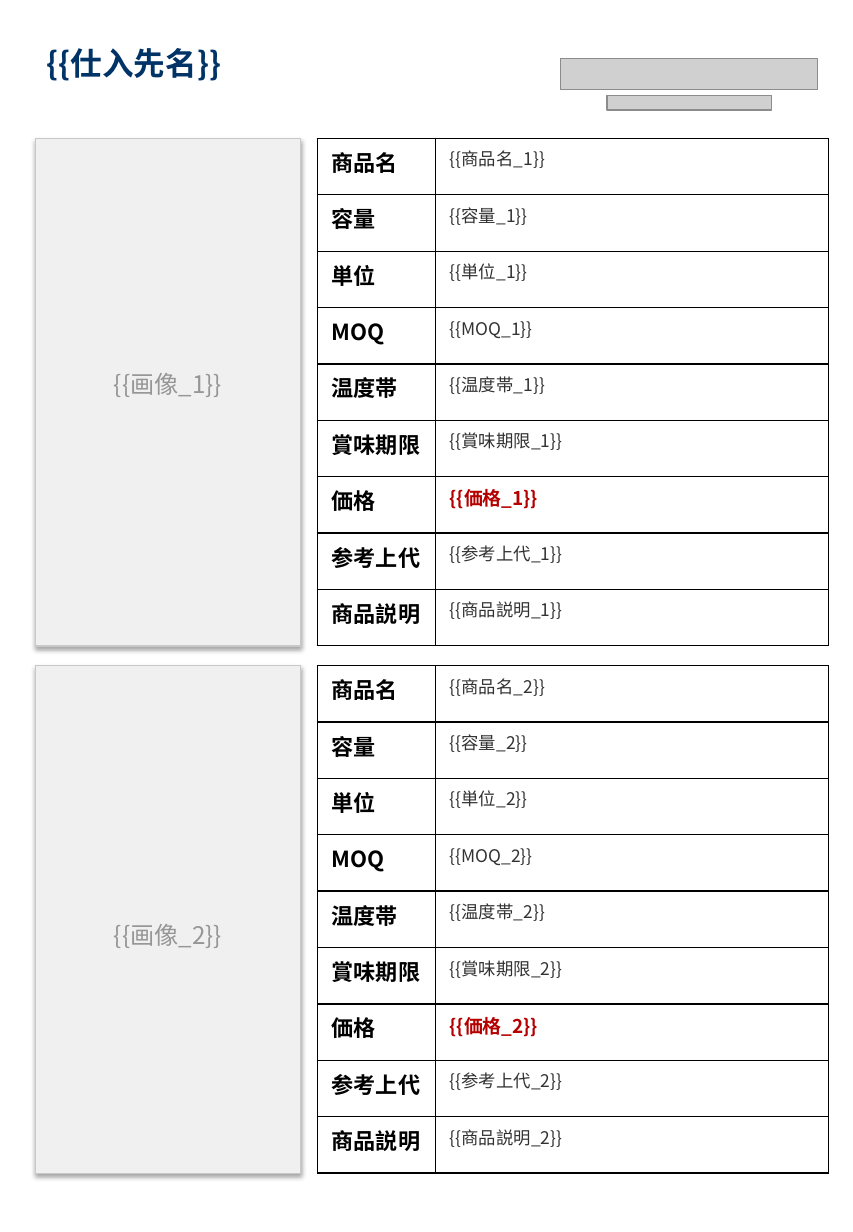
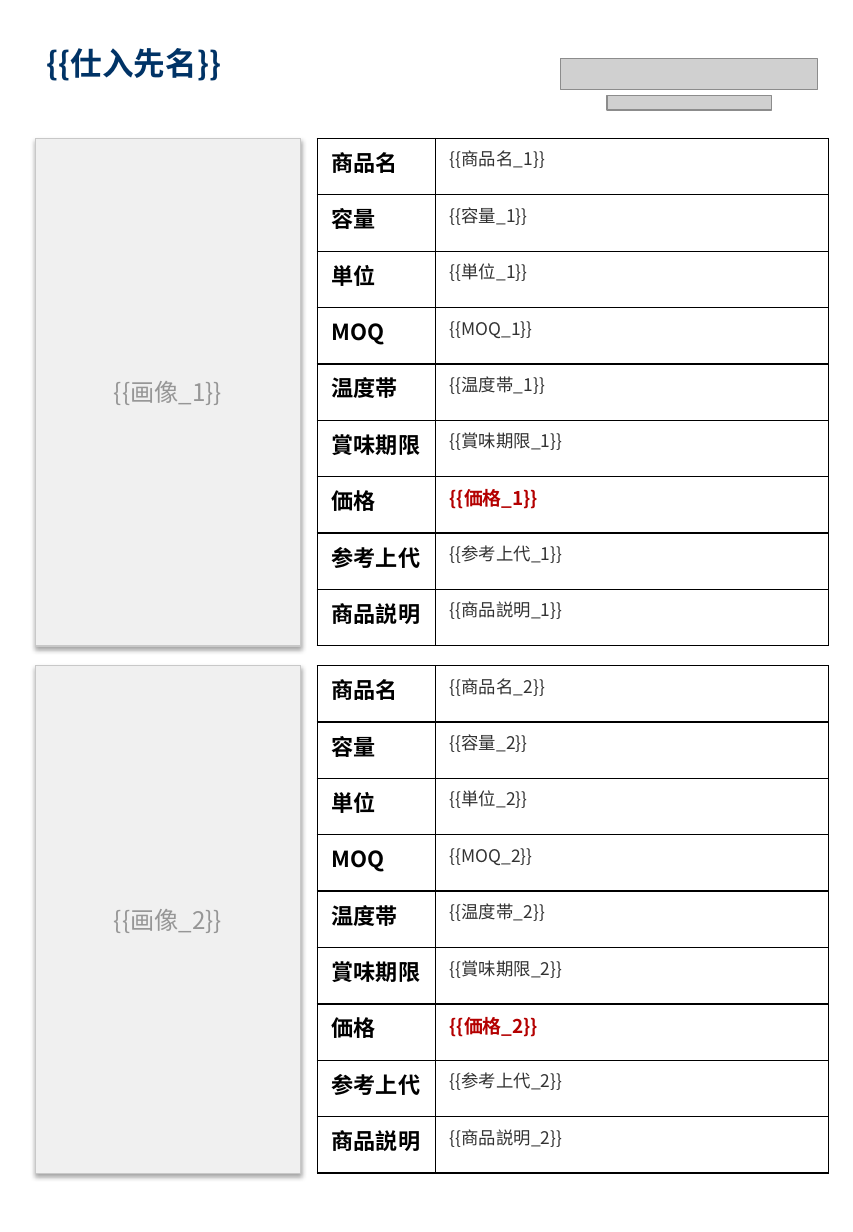
Before and after one commit to RTakayama1293/catalog-generator, a slide deck: slide 1 of templates/catalog_template.pptx. Drawn at 853x1232 pixels with LibreOffice and Linux fonts; fonts in the diff are those of the drawing; grey boxes stand for pictures. Boxes give left, top, right and bottom in pixels: in the first picture for what was removed or moved away, otherwise in the second. Text is boxed around its words. In the diff, an @@ line names an element or a change of style, - is before the commit and + after.

```diff
--- a/templates/catalog_template.pptx
+++ b/templates/catalog_template.pptx
@@ text "{{画像_1}}": place and size @@
-text "{{画像_1}}" at box(114, 373, 222, 397)
+text "{{画像_1}}" at box(114, 381, 222, 405)
@@ text "{{画像_1}}" at box(114, 381, 222, 405): vertical alignment top to middle @@
@@ text "{{画像_2}}" at box(114, 909, 222, 933): vertical alignment top to middle @@
@@ text "{{画像_2}}": place and size @@
-text "{{画像_2}}" at box(114, 924, 222, 948)
+text "{{画像_2}}" at box(114, 909, 222, 933)
```
